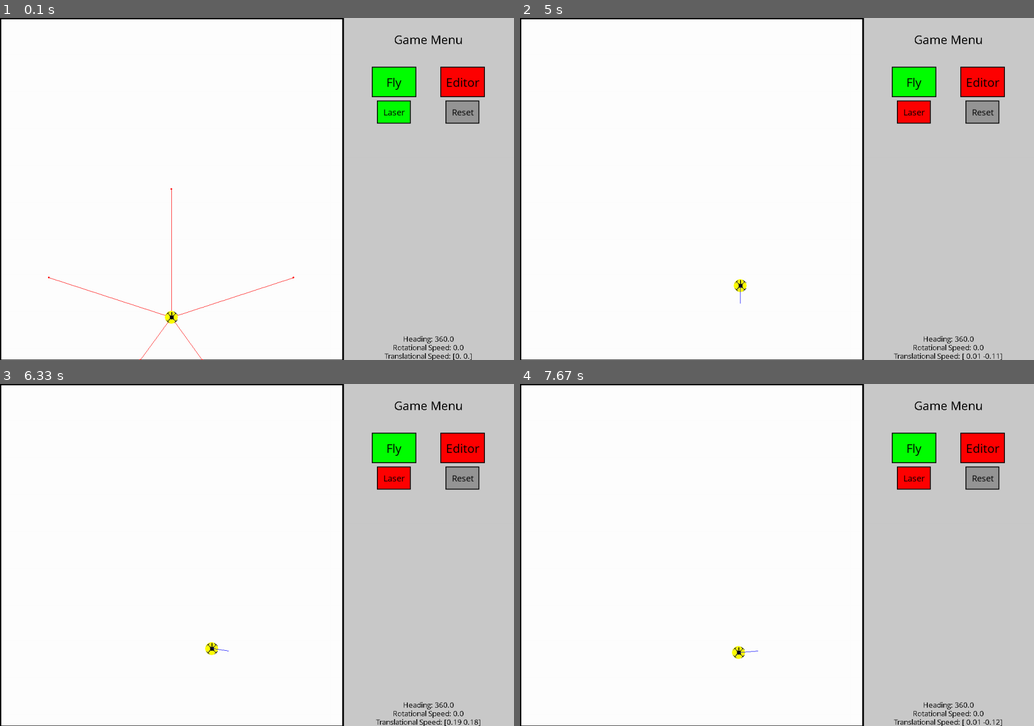
Above: before the commit, frames 1-4 (two rows, left to right).
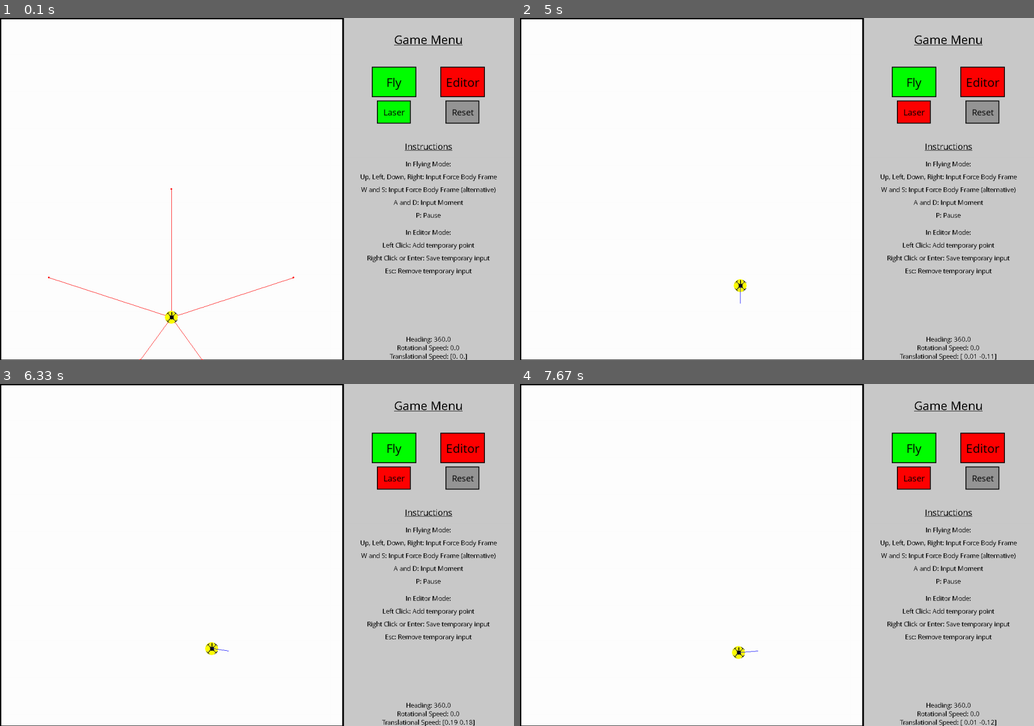
Above: after the commit, the same moments.

Repository: Erikx3/2D_Pygame_Drone_Simulation
Game: pygame game, started from main.py
The game is run twice, just before and just after one commit, with the same random seed, the same clock (stepped at 60 frames per second) and the same inputs.
Inputs (mouse positions are in pixels of both pictures, inside the frame that each line leads up to):
- Up to frame 1 (0.1 s): no input
- Up to frame 2 (5 s): hold W 0.33-0.8 s; hold Right 0.33-0.8 s; move the mouse to (756, 202) at 0.37 s; tap S at 0.83 s; tap P at 1.17 s; tap A at 1.5 s; click "Laser" at 1.88 s; tap D at 2.17 s; tap C at 2.5 s; hold Right 2.83-3.3 s; move the mouse to (967, 113) at 2.87 s; hold Up 3.33-3.63 s; hold Right 3.67-4.13 s; hold Left 4.17-4.7 s; hold Down from 4.73 s (still down)
- Up to frame 3 (6.33 s): release Down at 5.03 s; hold Left 5.07-5.47 s; hold Up 5.5-5.87 s; hold Right from 5.9 s (still down)
- Up to frame 4 (7.67 s): release Right at 6.53 s; hold Down 6.57-6.93 s; hold Left 6.97-7.43 s; hold Right from 7.47 s (still down)

The runs differ from the first frame. In frame 1, 1.6% of the frame differs, in the area x 70-97%, y 7-100%; in frame 2, 1.6%; in frame 3, 1.6%; in frame 4, 1.6%.

Commit message:
Add instructions to menu and fix performance issue due to repeatedly loading font

Diff:
--- a/drone.py
+++ b/drone.py
@@ -108,9 +108,9 @@
         speed_rot_str = "Rotational Speed: " + str(np.round(self.r, 2))
         # Need to transform for user, since positive angle in my x-y coord would mean left around is positive
         heading_str = "Heading: " + str(abs(np.round(self.psi * 180 / np.pi - 360, 1)))
-        self.env.display_text(speed_t_str, (self.env.MENU_MID_COORD, self.env.SCREEN_HEIGHT - 10), 18)
-        self.env.display_text(speed_rot_str, (self.env.MENU_MID_COORD, self.env.SCREEN_HEIGHT - 30), 18)
-        self.env.display_text(heading_str, (self.env.MENU_MID_COORD, self.env.SCREEN_HEIGHT - 50), 18)
+        self.env.display_text(speed_t_str, (self.env.MENU_MID_COORD, self.env.SCREEN_HEIGHT - 10), 16)
+        self.env.display_text(speed_rot_str, (self.env.MENU_MID_COORD, self.env.SCREEN_HEIGHT - 30), 16)
+        self.env.display_text(heading_str, (self.env.MENU_MID_COORD, self.env.SCREEN_HEIGHT - 50), 16)
 
     def draw_drone(self):
         img = pygame.transform.rotozoom(self.orig_img, self.psi*180/np.pi, 1)
@@ -138,21 +138,33 @@
             pygame.draw.line(self.env.screen, self.env.RED, self.env.mysys_to_pygame(self.pos), p_t)
             pygame.draw.circle(self.env.screen, self.env.RED, p_t, 2)
 
+    def apply_forces(self, F, M):
+        """
+        This function should be used as an interface for other programs later to apply forces on drone
+
+        :param F: Translational Force as 2-dim array [N]
+        :param M: Rotational Force as 1 dim [Nm]
+        """
+
+        self.F_user = np.array(F)
+        self.M_user = M
+
     def check_user_input(self, pressed):
-        self.F_user = np.array([0, 0])
-        self.M_user = 0
+        M_temp = 0
+        F_temp = [0, 0]
         if pressed[pygame.K_LEFT]:
-            self.F_user[0] += -self.F_user_max
+            F_temp[0] += -self.F_user_max
         if pressed[pygame.K_RIGHT]:
-            self.F_user[0] += self.F_user_max
+            F_temp[0] += self.F_user_max
         if pressed[pygame.K_UP] or pressed[pygame.K_w]:
-            self.F_user[1] += self.F_user_max
+            F_temp[1] += self.F_user_max
         if pressed[pygame.K_DOWN] or pressed[pygame.K_s]:
-            self.F_user[1] += -self.F_user_max
+            F_temp[1] += -self.F_user_max
         if pressed[pygame.K_a]:
-            self.M_user += self.M_user_max
+            M_temp += self.M_user_max
         if pressed[pygame.K_d]:
-            self.M_user += -self.M_user_max
+            M_temp += -self.M_user_max
+        self.apply_forces(F_temp, M_temp)
 
     def check_collision(self, all_line_obstacles):
         """
--- a/environment.py
+++ b/environment.py
@@ -53,6 +53,10 @@
         self.laser_button = Button(self, self.GREEN, self.MENU_MID_COORD - 80, 220, 75, 50, 'Laser', fontsize=22)
         self.laser_flag = True
 
+        # Create Font beforehand to solve performance issues
+        self.standard_font_size = 16
+        self.my_font = pygame.font.SysFont('Comic Sans MS', self.standard_font_size)
+
     def update(self):
         # TODO: Check if "Fixing time Step" is necessary
         self.dt = self.clock.tick_busy_loop(60) / 1000  # [s]
@@ -85,6 +89,11 @@
             coord_array[1] = self.SCREEN_HEIGHT - coord_array[1]
         coord_array = coord_array/self.m_to_pxl  # Unit conversion
         return coord_array
+
+    def draw_environment(self):
+        self.screen.fill(self.WHITE)
+        self.create_game_menu()
+        self.draw_pause()
 
     def create_game_menu(self):
         # Add one more surface background for the buttons and the displays later
@@ -96,28 +105,77 @@
         # panel bar description
         self.display_text("Game Menu",
                           (self.MENU_MID_COORD, 50),
-                          fontsize=30)
+                          fontsize=30,
+                          under_line=True)
         # Draw buttons!
         self.editor_button.draw()
         self.fly_button.draw()
         self.editor_reset_button.draw()
         self.laser_button.draw()
 
-    def draw_environment(self):
-        self.screen.fill(self.WHITE)
-        self.create_game_menu()
-        self.draw_pause()
-
-    def display_text(self, text: str, pos, fontsize: int = 12, align: str = 'center') -> None:
+        # Draw Instructions
+        self.create_instructions()
+
+    def create_instructions(self):
+        c = 300
+        self.display_text(text='Instructions',
+                          pos=(self.MENU_MID_COORD, c),
+                          fontsize=22,
+                          align='center',
+                          under_line=True)
+        c += 40
+        self.display_text(text='In Flying Mode:',
+                          pos=(self.MENU_MID_COORD, c),
+                          fontsize=16,
+                          align='center')
+        flyingmode_texts = ["Up, Left, Down, Right: Input Force Body Frame",
+                            "W and S: Input Force Body Frame (alternative)",
+                            "A and D: Input Moment",
+                            "P: Pause"]
+        delta = 30
+        for text in flyingmode_texts:
+            c += delta
+            self.display_text(text=text,
+                              pos=(self.MENU_MID_COORD, c),
+                              fontsize=16,
+                              align='center')
+
+        c += 40
+        self.display_text(text='In Editor Mode:',
+                          pos=(self.MENU_MID_COORD, c),
+                          fontsize=16,
+                          align='center')
+
+        editormode_texts = ["Left Click: Add temporary point",
+                            "Right Click or Enter: Save temporary input",
+                            "Esc: Remove temporary input"]
+        for text in editormode_texts:
+            c += delta
+            self.display_text(text=text,
+                              pos=(self.MENU_MID_COORD, c),
+                              fontsize=16,
+                              align='center')
+
+    def draw_pause(self):
+        if self.paused:
+            self.display_text(self.pause_text, (self.PLAYGROUND_WIDTH / 2, self.SCREEN_HEIGHT / 2), 80)
+            self.display_text("Press C to continue", (self.PLAYGROUND_WIDTH / 2, self.SCREEN_HEIGHT / 2 + 100), 40)
+
+    def display_text(self, text: str, pos, fontsize: int = 16, align: str = 'center', under_line=False) -> None:
         """
         Function to create text with coordinates given in center!
 
         :param align: left or center alignment
         :param text: Text to display
-        :param pos: center position of text
-        :param fontsize: fontsize number
-        """
-        my_font = pygame.font.SysFont('Comic Sans MS', fontsize)
+        :param pos: center or left position of text
+        :param fontsize: fontsize number (only change of necessary, causes too much lag otherwise)
+        :param under_line: Decide if text should be underlined
+        """
+        my_font = self.my_font
+        if fontsize != self.standard_font_size:
+            my_font = pygame.font.SysFont('Comic Sans MS', fontsize)
+        if under_line:
+            my_font.set_underline(True)
         text_surface = my_font.render(text, False, self.BLACK)
         text_rect = text_surface.get_rect()
         if align == 'center':
@@ -169,11 +227,6 @@
             self.running = False
             self.paused = False
 
-    def draw_pause(self):
-        if self.paused:
-            self.display_text(self.pause_text, (self.PLAYGROUND_WIDTH / 2, self.SCREEN_HEIGHT / 2), 80)
-            self.display_text("Press C to continue", (self.PLAYGROUND_WIDTH / 2, self.SCREEN_HEIGHT / 2 + 100), 40)
-
     def pause(self, text):
         self.paused = True
         self.pause_text = text
